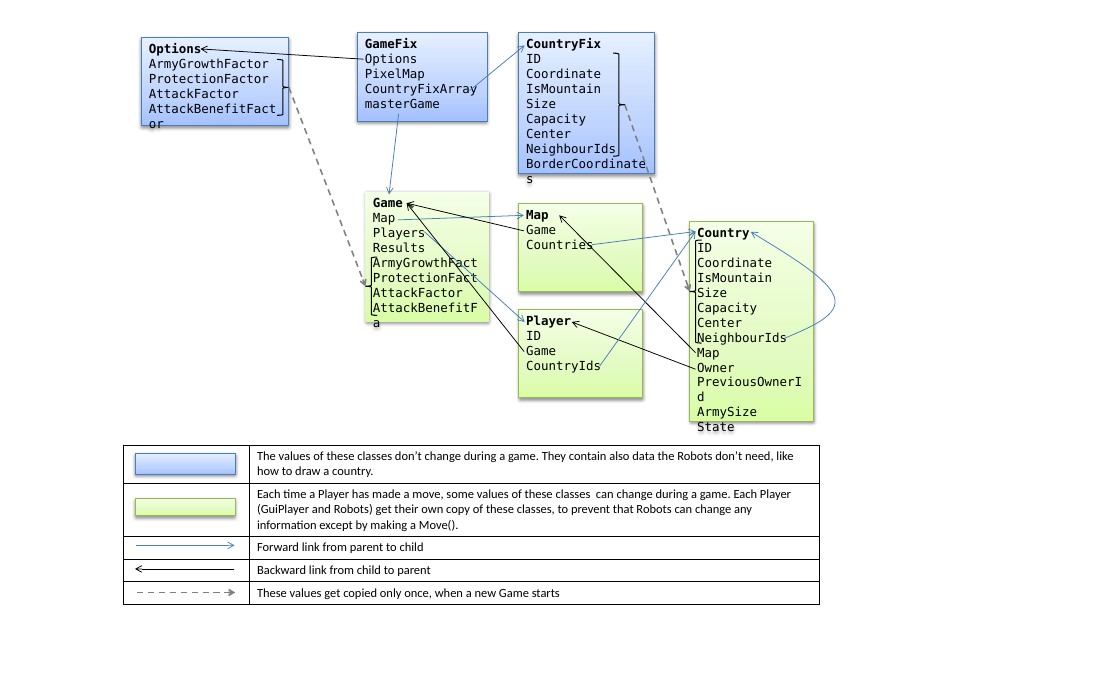
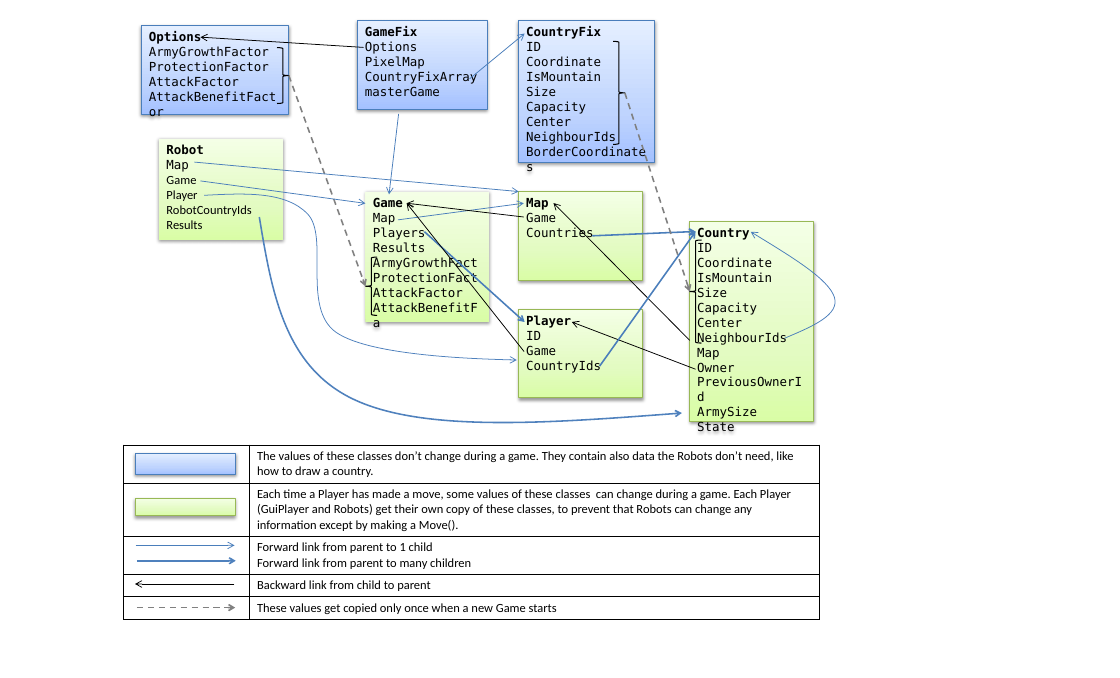
Before and after one commit to PeterHuberSg/MasterGrab, a slide deck: slide 3 of Design.pptx. Drawn at 1120x678 pixels with LibreOffice and Linux fonts; fonts in the diff are those of the drawing. Boxes give left, top, right and bottom in pixels: in the first picture for what was removed or moved away, otherwise in the second. Text is boxed around its words. In the diff, an @@ line names an element or a change of style, - is before the commit and + after.

```diff
--- a/Design.pptx
+++ b/Design.pptx
@@ 4 rectangles, 2 right braces, 2 arrows: place and size @@
-4 rectangles, 2 right braces, 2 arrows at [141,32,654,292]
+4 rectangles, 2 right braces, 2 arrows at [141,21,654,280]
@@ arrow moved from (289, 88) - (365, 286) to (289, 76) - (365, 286) @@
@@ arrow moved from (625, 105) - (690, 291) to (625, 93) - (690, 291) @@
@@ rectangle added at [159,139,283,240], fill gradient #DAFDA7 to #E4FCC2 to #F5FFE7, 12 pt, text #000000 @@
+Robot
+Map
+Game
+Player
+RobotCountryIds
+Results
@@ arrow added from (195, 162) to (519, 192), #4B7EBC 0.75 pt @@
@@ arrow added from (201, 181) to (365, 204), #4B7EBC 0.75 pt @@
@@ freeform shape added at [204,194,517,360], outline #4F81BD 0.75 pt @@
@@ arrow moved from (398, 220) - (524, 216) to (398, 220) - (524, 203) @@
@@ arrow moved from (524, 231) - (407, 203) to (524, 217) - (407, 203) @@
@@ arrow moved from (696, 353) - (559, 216) to (690, 341) - (553, 203) @@
@@ freeform shape added at [259,217,681,422], outline #4F81BD 1.5 pt @@
@@ arrow (424, 231) - (525, 322): stroke #4B7EBC 0.75 pt to #4B7EBC 1.5 pt @@
@@ arrow moved from (592, 245) - (696, 231) to (592, 236) - (696, 231) @@
@@ arrow (592, 236) - (696, 231): stroke #4B7EBC 0.75 pt to #4B7EBC 1.5 pt @@
@@ arrow (600, 366) - (696, 231): stroke #4B7EBC 0.75 pt to #4B7EBC 1.5 pt @@
@@ table at [124,445,819,618] @@
-row 3, column 2: Forward link from parent to child
+row 3, column 2: Forward link from parent to 1 child / Forward link from parent to many children
-row 5, column 2: These values get copied only once, when a new Game starts
+row 5, column 2: These values get copied only once when a new Game starts
@@ arrow added from (137, 561) to (236, 561), #4F81BD 1.5 pt @@
@@ arrow moved from (234, 569) - (135, 569) to (234, 584) - (135, 584) @@
@@ arrow moved from (137, 592) - (235, 592) to (137, 608) - (235, 608) @@
```
Also in this commit, not shown: 17 other files.
